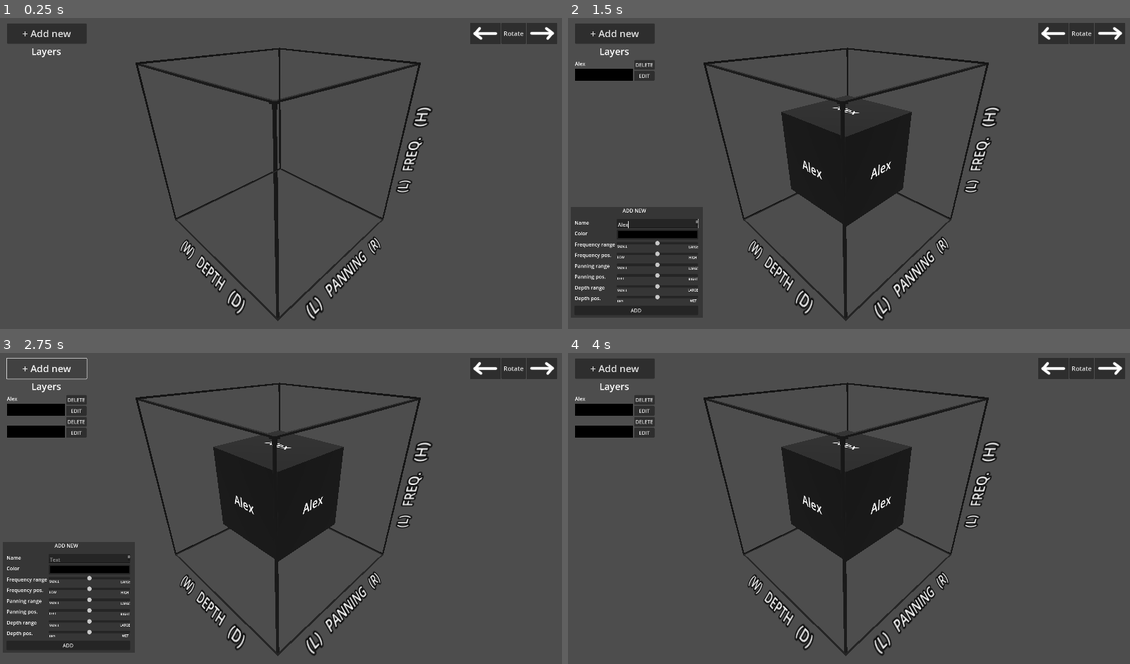
Above: before the commit, frames 1-4 (two rows, left to right).
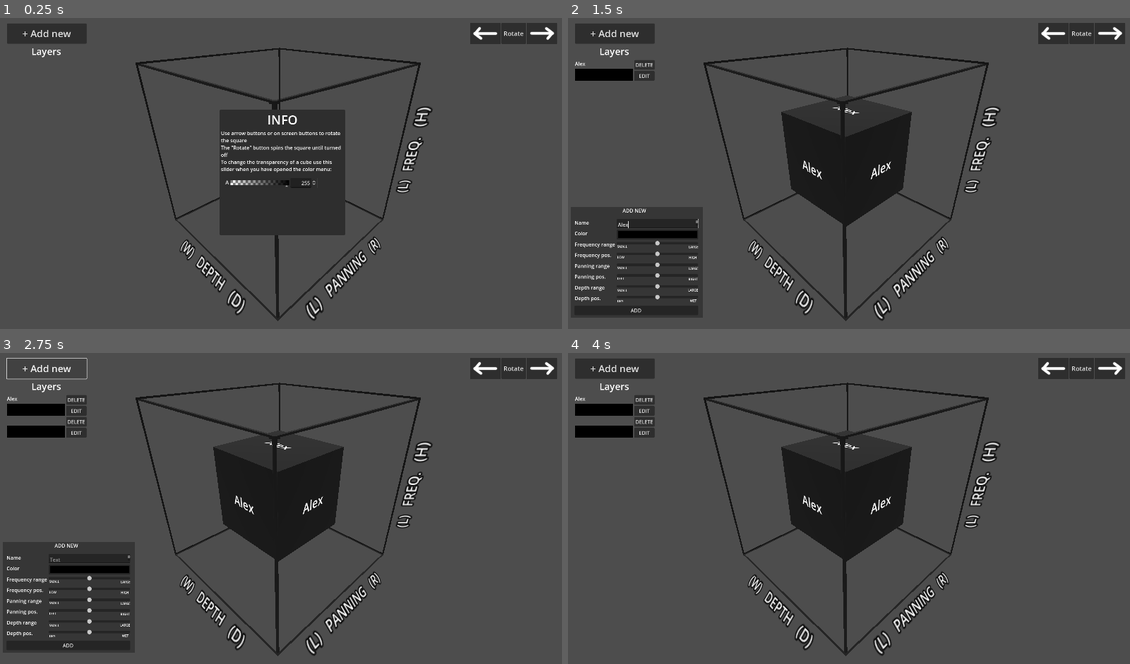
Above: after the commit, the same moments.

Repository: Maxi0272/DDU-eksamen
Game: Godot game, scene res://main.tscn
The game is run twice, just before and just after one commit, with the same random seed, the same clock (stepped at 60 frames per second) and the same inputs.
Inputs (mouse positions are in pixels of both pictures, inside the frame that each line leads up to):
- Up to frame 1 (0.25 s): no input
- Up to frame 2 (1.5 s): click "+ Add new" at 0.5 s; click (657, 223) at 1.27 s; type "Alex" at 1.35 s
- Up to frame 3 (2.75 s): click "+ Add new" at 2 s
- Up to frame 4 (4 s): click "EDIT" at 2.75 s; click "ADD" at 3.5 s

The runs differ from the first frame. In frame 1, 8.4% of the frame differs, in the area x 39-62%, y 29-70%; in frame 2, less than 0.1%; in frame 3, less than 0.1%; in frame 4, less than 0.1%.

Commit message:
added popup with info
added popup window with control information

Diff:
--- a/Program/Box_list_container.gd
+++ b/Program/Box_list_container.gd
@@ -1,15 +1 @@
 extends VBoxContainer
-const inner_box = preload("res://Inner_box_template.tscn")
-
-
-func _on_add_new_pressed():
-#	await get_tree().create_timer(0.5).timeout
-#	var box_list_inst = inner_box.instantiate()
-#	self.add_child(box_list_inst)
-	pass
-
-
-func _on_new_box_buttonpress():
-#	var box_list_inst = inner_box.instantiate()
-#	self.add_child(box_list_inst)
-	pass
--- a/Program/main.gd
+++ b/Program/main.gd
@@ -1,17 +1,14 @@
 extends Node3D
 @onready var new_box = $Canvas_layer/HUD/New_box
 const inner_box = preload("res://Inner_box_template.tscn")
-@onready var box_list_container = $Canvas_layer/HUD/Box_list_container
+
 
 func _on_add_new_pressed():
 	new_box.show()
 	if Manager.shown == 0:
-		print ("working")
 		var new_dict = {Manager.id:{"id" : Manager.id, "name" : "", "color" : Color(0,0,0,1),  "freq_low" : 50, "freq_high" : 50, "pan_pos" : 50, "pan_size" : 50 ,"depth_low" : 50, "depth_high": 50, "hidden" : false, "editing" : false}}
 		Manager.test.merge(new_dict)
 		Manager.shown = 1
 	var box_3d = load("res://standard_box.tscn").instantiate()
 	$Outerbox.add_child(box_3d)
 	box_3d.position = Vector3(-50,-50,-50)
-#	var box_list_inst = inner_box.instantiate()
-#	box_list_container.add_child(box_list_inst)
--- a/Program/main.tscn
+++ b/Program/main.tscn
@@ -1,10 +1,11 @@
-[gd_scene load_steps=9 format=3 uid="uid://ce6m8secxwxlj"]
+[gd_scene load_steps=10 format=3 uid="uid://ce6m8secxwxlj"]
 
 [ext_resource type="Shader" path="res://main.gdshader" id="1_j7sod"]
 [ext_resource type="Script" path="res://main.gd" id="1_uis4v"]
 [ext_resource type="Script" path="res://Box_list_container.gd" id="3_6u030"]
 [ext_resource type="Script" path="res://Outerbox.gd" id="3_12dup"]
 [ext_resource type="Script" path="res://Camera_point.gd" id="4_6qh1k"]
+[ext_resource type="Texture2D" uid="uid://bbl11cyd1hucw" path="res://Alpha snip DDU.png" id="4_cgdhi"]
 [ext_resource type="PackedScene" uid="uid://cq6ckwwmv3k7g" path="res://new_box.tscn" id="5_i3mma"]
 [ext_resource type="Texture2D" uid="uid://cfeie2h0sp4b1" path="res://Untitled-1.png" id="5_nke22"]
 
@@ -113,6 +114,37 @@
 anchor_bottom = 0.08
 offset_right = 1087.4
 offset_bottom = 348.0
+
+[node name="PopupPanel" type="PopupPanel" parent="Canvas_layer/HUD"]
+title = "INFO"
+initial_position = 1
+size = Vector2i(400, 400)
+visible = true
+always_on_top = true
+max_size = Vector2i(400, 400)
+
+[node name="VBoxContainer" type="VBoxContainer" parent="Canvas_layer/HUD/PopupPanel"]
+offset_left = 4.0
+offset_top = 4.0
+offset_right = 396.0
+offset_bottom = 396.0
+
+[node name="Label" type="Label" parent="Canvas_layer/HUD/PopupPanel/VBoxContainer"]
+layout_mode = 2
+theme_override_font_sizes/font_size = 40
+text = "INFO"
+horizontal_alignment = 1
+
+[node name="RichTextLabel" type="RichTextLabel" parent="Canvas_layer/HUD/PopupPanel/VBoxContainer"]
+layout_mode = 2
+text = "Use arrow buttons or on screen buttons to rotate the square
+The \"Rotate\" button spins the square until turned off
+To change the transparency of a cube use this slider when you have opened the color menu:"
+fit_content = true
+
+[node name="Sprite2D" type="Sprite2D" parent="Canvas_layer/HUD/PopupPanel/VBoxContainer"]
+position = Vector2(160, 230)
+texture = ExtResource("4_cgdhi")
 
 [node name="Box_list_container" type="VBoxContainer" parent="Canvas_layer/HUD"]
 layout_mode = 0
Binary file added: Program/Alpha snip DDU.png
Not shown, added: Program/Alpha snip DDU.png.import
